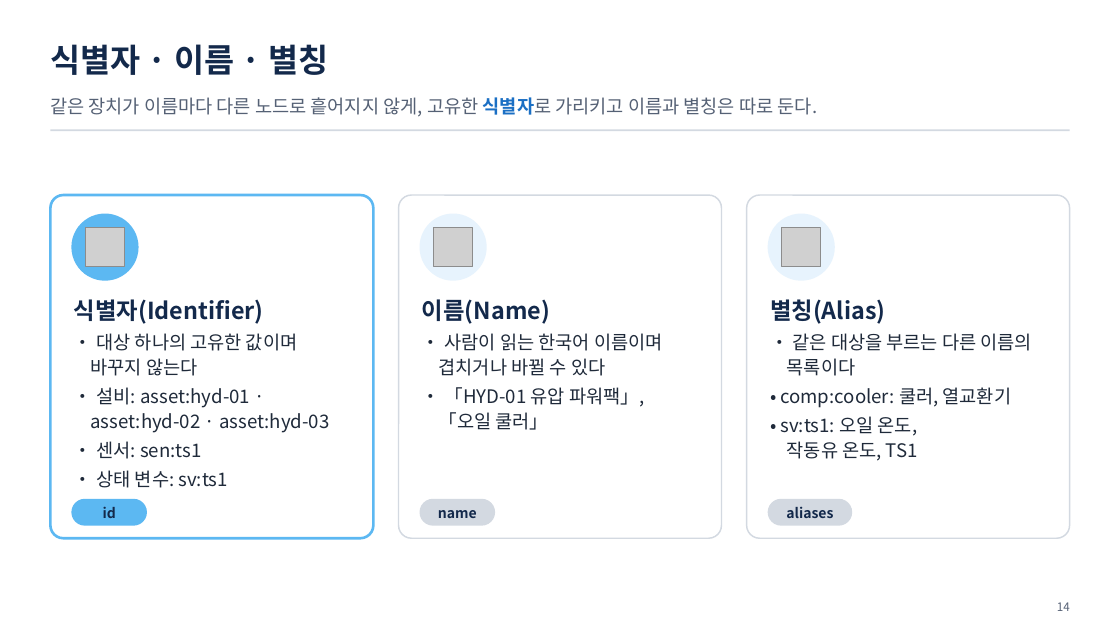
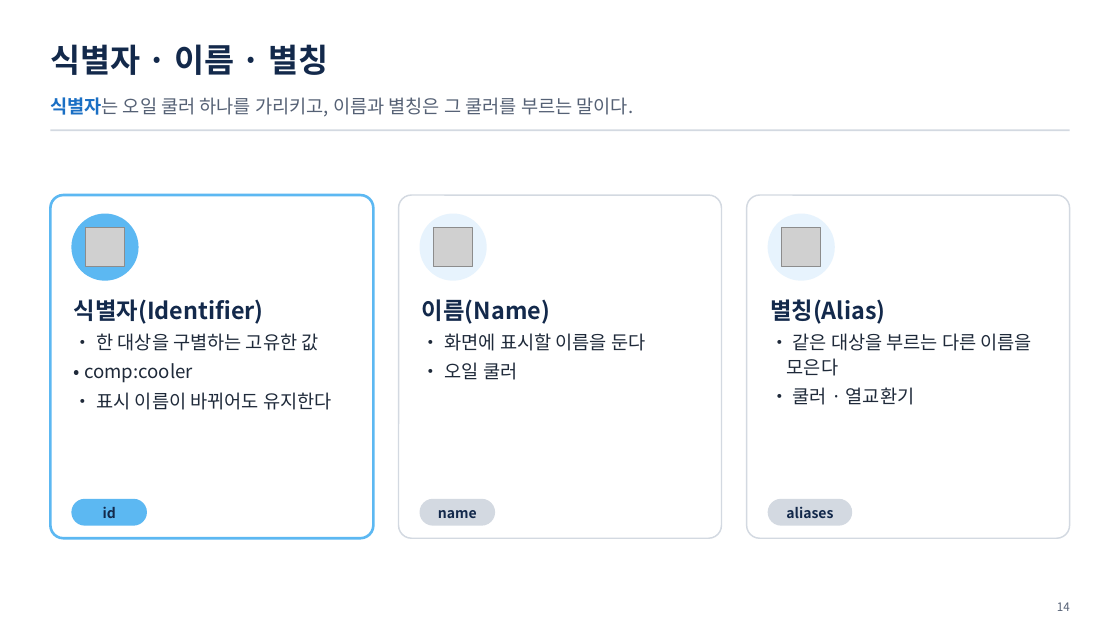
Before and after one commit to uengine-oss/hyd-iot-edu, a slide deck: slide 14 of workspace/강의제작/산출물/통합반/이론_오프라인/02회차/통합반_오프라인_02회차.pptx. Drawn at 1120x630 pixels with LibreOffice and Linux fonts; fonts in the diff are those of the drawing; grey boxes stand for pictures. Boxes give left, top, right and bottom in pixels: in the first picture for what was removed or moved away, otherwise in the second. Text is boxed around its words. In the diff, an @@ line names an element or a change of style, - is before the commit and + after.

Commit message:
통합반 2회차 현장 12-22장 화면과 강사용 발표자 노트를 확정

```diff
--- a/workspace/강의제작/산출물/통합반/이론_오프라인/02회차/통합반_오프라인_02회차.pptx
+++ b/workspace/강의제작/산출물/통합반/이론_오프라인/02회차/통합반_오프라인_02회차.pptx
@@ text at bbox=[50, 97, 634, 117]: text changed @@
-같은 장치가 이름마다 다른 노드로 흩어지지 않게, 고유한 식별자로 가리키고 이름과 별칭은 따로 둔다.
+식별자는 오일 쿨러 하나를 가리키고, 이름과 별칭은 그 쿨러를 부르는 말이다.
@@ text at bbox=[84, 333, 332, 410]: text changed @@
-• 대상 하나의 고유한 값이며 바꾸지 않는다
-• 설비: asset:hyd-01 · asset:hyd-02 · asset:hyd-03
-• 센서: sen:ts1
-• 상태 변수: sv:ts1
+• 한 대상을 구별하는 고유한 값
+• comp:cooler
+• 표시 이름이 바뀌어도 유지한다
@@ text at bbox=[445, 333, 645, 380]: text changed @@
-• 사람이 읽는 한국어 이름이며 겹치거나 바뀔 수 있다
-• 「HYD-01 유압 파워팩」,
-「오일 쿨러」
+• 화면에 표시할 이름을 둔다
+• 오일 쿨러
@@ text at bbox=[787, 333, 1032, 405]: text changed @@
-• 같은 대상을 부르는 다른 이름의 목록이다
-• comp:cooler: 쿨러, 열교환기
-• sv:ts1: 오일 온도,
-작동유 온도, TS1
+• 같은 대상을 부르는 다른 이름을 모은다
+• 쿨러 · 열교환기
```
Also in this commit, not shown: 10 other slides changed, 9 other files.
